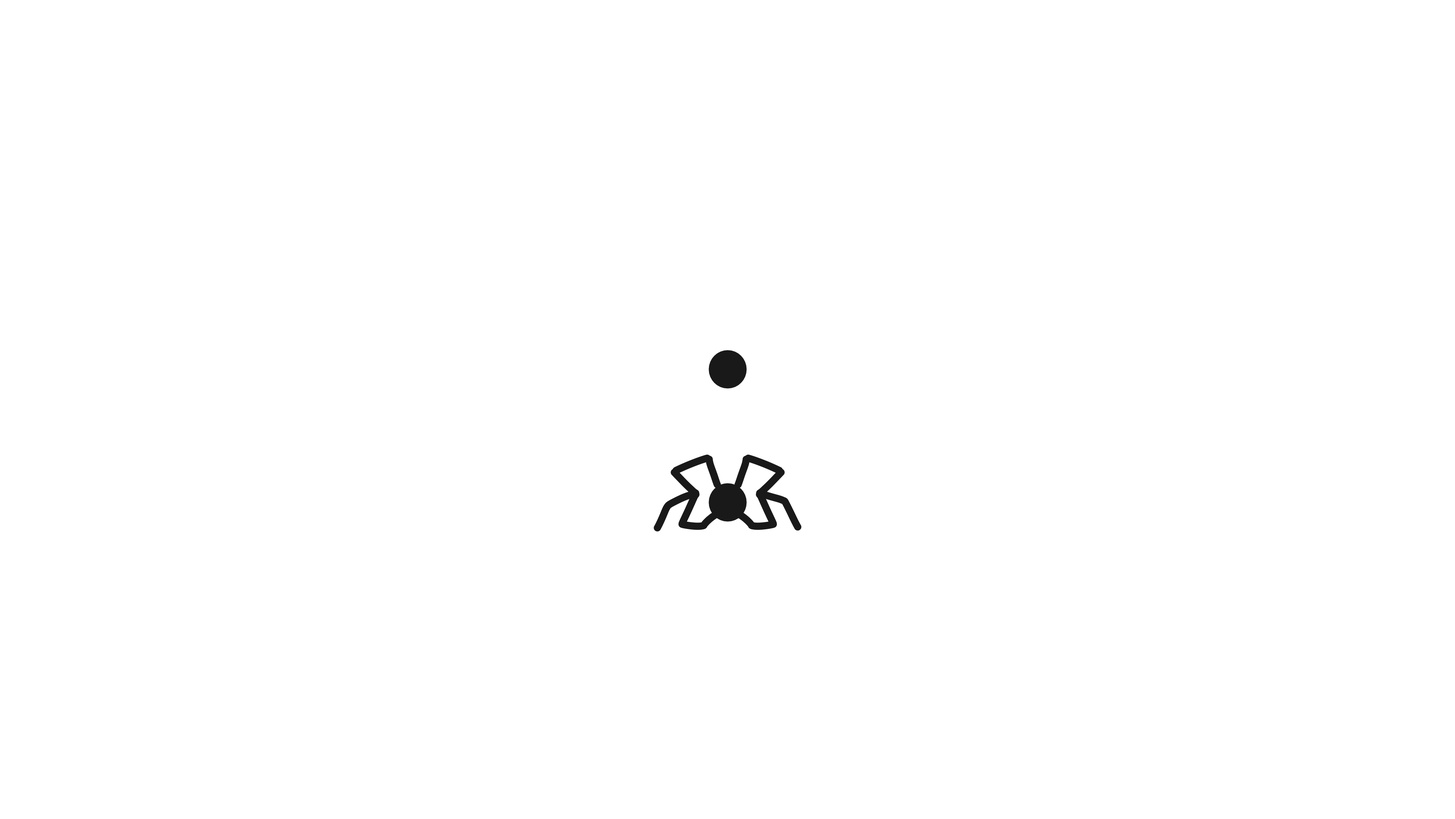
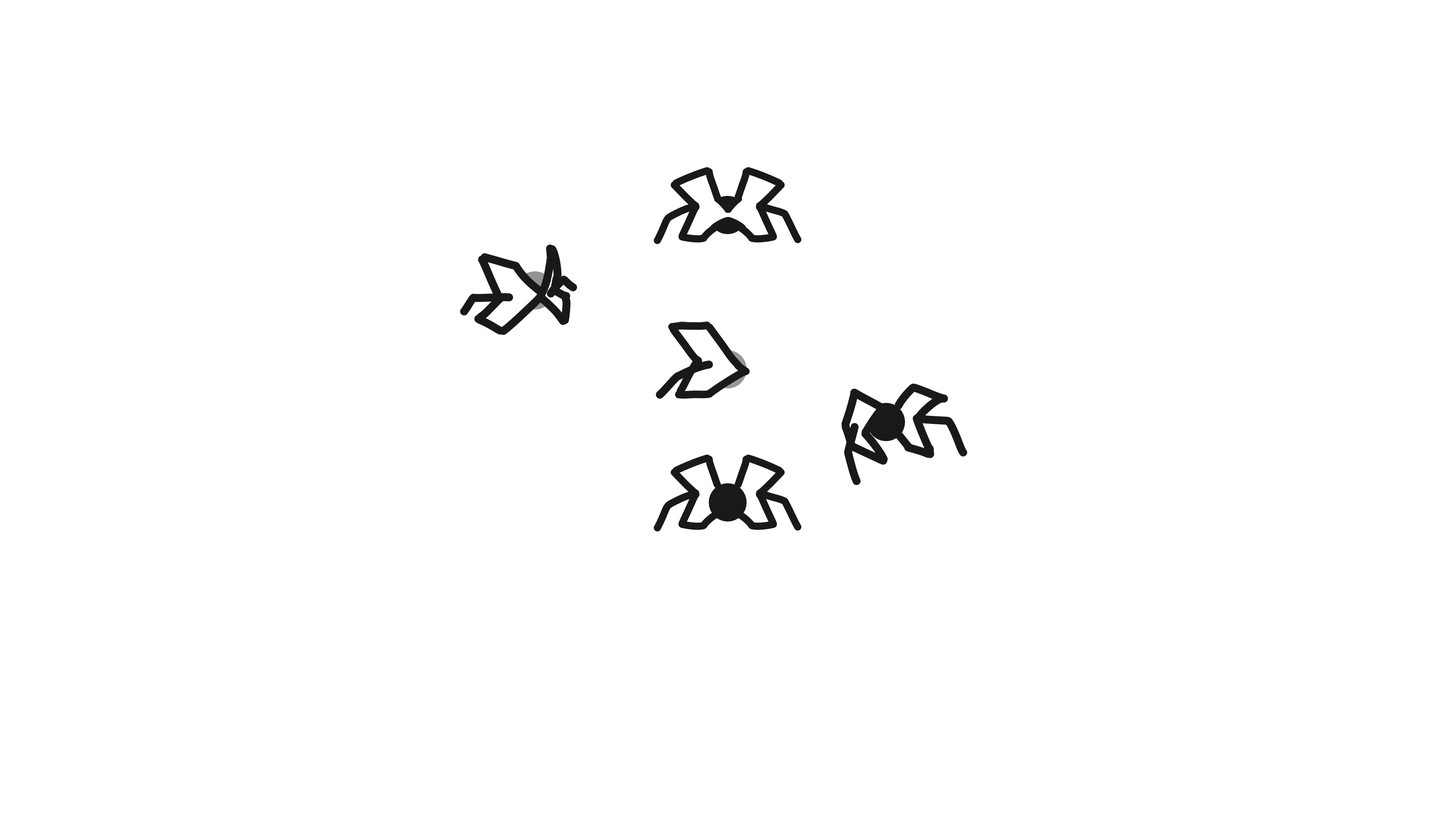
Revision of a layered w=1455, h=819 image; what changed, layer by layer:
renamed "Copy of Down" to "Side", moved it above "Up" over (x1=474, y1=315, x2=823, y2=401)
added layer "Paint Layer 7" in group "Side" over (x1=656, y1=321, x2=751, y2=399)
added layer "Paint Layer 6" in group "Side" over (x1=656, y1=339, x2=728, y2=399)
added layer "Copy of Paint Layer 1" (1st of 2, in "Side") (45%) in group "Side" over (x1=679, y1=339, x2=751, y2=399)
hid "Paint Layer 1" (1st of 6, in "Side"), opacity 100% → 43%, moved it into group "Side" over (x1=679, y1=339, x2=751, y2=399)
showed group "Up" (3 layers) over (x1=460, y1=167, x2=823, y2=401)
painted on "Paint Layer 3" (1st of 3, in "Up") over (x1=460, y1=169, x2=823, y2=401)
painted on "Paint Layer 2" (1st of 3, in "Up") over (x1=654, y1=167, x2=801, y2=399)
painted on "Paint Layer 1" (2nd of 6, in "Up") over (x1=679, y1=169, x2=777, y2=399)
removed group "Group 4" (1 layers) from group "Copy of Down" over (x1=679, y1=339, x2=751, y2=399)
added group "TopRight" with 4 layers above "BottomLeft" over (x1=460, y1=244, x2=578, y2=336)
added layer "Paint Layer 9" in group "TopRight" over (x1=460, y1=266, x2=578, y2=316)
added layer "Paint Layer 8" (1st of 2, in "TopRight") in group "TopRight" over (x1=460, y1=244, x2=578, y2=336)
added layer "Copy of Paint Layer 1" (2nd of 2, in "TopRight") (47%) in group "TopRight" over (x1=485, y1=244, x2=578, y2=336)
added group "BottomLeft" with 3 layers above "Paint Layer 13" over (x1=822, y1=383, x2=968, y2=486)
added layer "Paint Layer 10" in group "BottomLeft" over (x1=822, y1=383, x2=968, y2=486)
added layer "Paint Layer 1" (6th of 6, in "BottomLeft") in group "BottomLeft" over (x1=848, y1=388, x2=922, y2=461)
added layer "Paint Layer 8" (2nd of 2, in "BottomLeft") in group "BottomLeft" over (x1=822, y1=383, x2=968, y2=486)
added layer "Paint Layer 13" above "Background" over (x1=460, y1=167, x2=968, y2=486)
